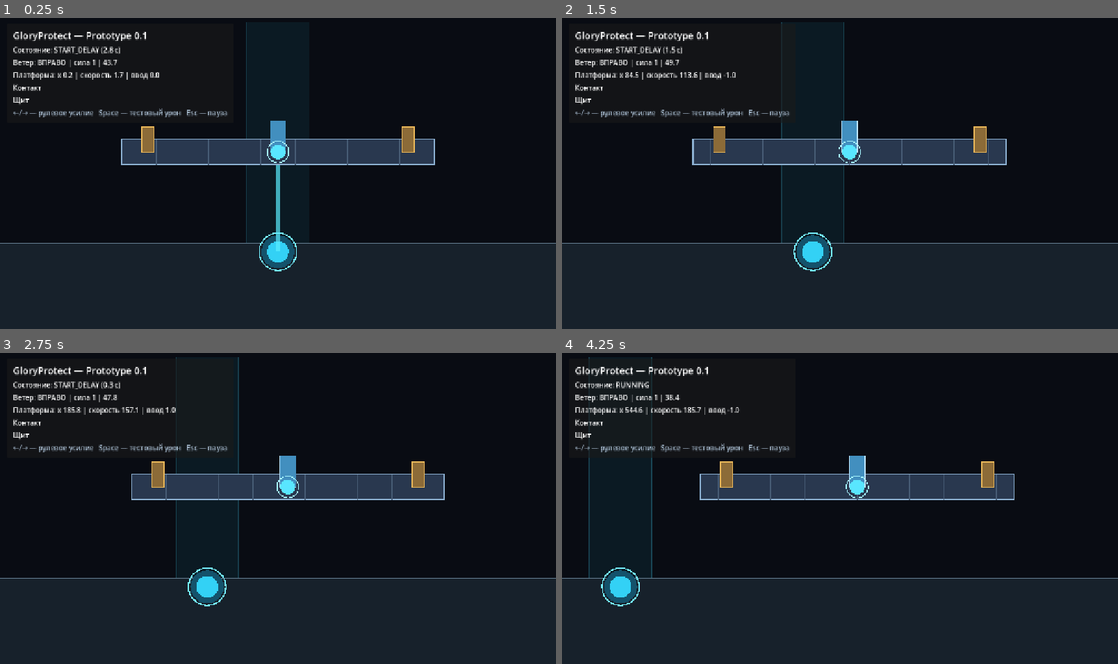
Above: before the commit, frames 1-4 (two rows, left to right).
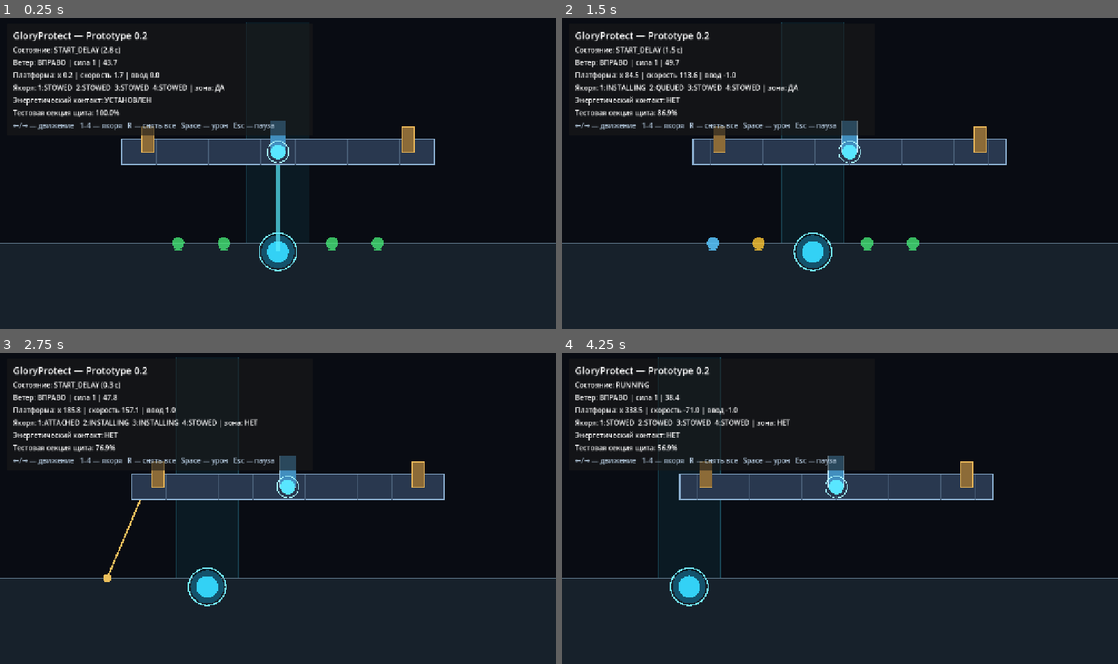
Above: after the commit, the same moments.

Repository: bageus/GloryProtect
Game: Godot game, scene res://scenes/game/game_root.tscn
Same seed, same stepped clock (60 frames per second), same inputs: the game is played once before the commit and once after it.
Inputs:
- Up to frame 1 (0.25 s): no input
- Up to frame 2 (1.5 s): tap Enter (ui_accept) at 0.5, 0.77 s; hold Right (ui_right) 0.53-1.28 s; tap 1 at 0.6 s; hold Left (ui_left) from 1.28 s (still down); tap 2 at 1.35 s
- Up to frame 3 (2.75 s): tap Enter (ui_accept) at 1.52 s; release Left (ui_left) at 2.03 s; hold Right (ui_right) from 2.03 s (still down); tap 3 at 2.1 s
- Up to frame 4 (4.25 s): tap 4 at 2.85 s; tap Enter (ui_accept) at 3.02, 3.77 s; release Right (ui_right) at 3.53 s; hold Left (ui_left) from 3.53 s (still down); tap R at 3.6 s

The runs differ from the first frame. In frame 1, 2.2% of the frame differs, in the area x 2-69%, y 1-75%; in frame 2, 2.2%; in frame 3, 2.1%; in frame 4, 5.7%, in the area x 2-82%, y 1-82%.
Error before the commit: Attempt to call function 'get_state_summary' in base 'null instance' on a null instance. (res://scripts/ui/prototype_hud.gd:49)

Commit message:
feat: integrate anchors into prototype scene

Diff:
--- a/scenes/game/game_root.tscn
+++ b/scenes/game/game_root.tscn
@@ -6,6 +6,7 @@
 [ext_resource type="Script" path="res://scripts/platform/platform_controller.gd" id="4_platform"]
 [ext_resource type="Script" path="res://scripts/shield/prototype_shield_system.gd" id="5_shield"]
 [ext_resource type="Script" path="res://scripts/ui/prototype_hud.gd" id="6_hud"]
+[ext_resource type="Script" path="res://scripts/anchors/anchor_system.gd" id="7_anchor"]
 
 [node name="GameRoot" type="Node2D"]
 
@@ -22,14 +23,28 @@
 ground_y = 510.0
 orb_x = 0.0
 contact_half_width = 72.0
-world_min_x = -2600.0
-world_max_x = 2600.0
+world_min_x = -3200.0
+world_max_x = 3200.0
+
+[node name="AnchorSystem" type="Node2D" parent="World"]
+script = ExtResource("7_anchor")
+game_flow_path = NodePath("../../GameFlowController")
+wind_system_path = NodePath("../../WindSystem")
+platform_path = NodePath("../Platform")
+orb_x = 0.0
+ground_y = 510.0
+installation_zone_half_width = 145.0
+install_duration = 1.25
+overload_duration = 2.5
+return_duration = 0.75
+rope_length = 315.0
 
 [node name="Platform" type="Node2D" parent="World"]
 position = Vector2(0, 300)
 script = ExtResource("4_platform")
 game_flow_path = NodePath("../../GameFlowController")
 wind_system_path = NodePath("../../WindSystem")
+anchor_system_path = NodePath("../AnchorSystem")
 cell_count = 18
 world_min_x = -2400.0
 world_max_x = 2400.0
@@ -62,14 +77,15 @@
 game_flow_path = NodePath("../../GameFlowController")
 wind_system_path = NodePath("../../WindSystem")
 platform_path = NodePath("../../World/Platform")
+anchor_system_path = NodePath("../../World/AnchorSystem")
 world_path = NodePath("../../World")
 shield_system_path = NodePath("../../PrototypeShieldSystem")
 
 [node name="TelemetryPanel" type="PanelContainer" parent="CanvasLayer/PrototypeHUD"]
 offset_left = 16.0
 offset_top = 16.0
-offset_right = 500.0
-offset_bottom = 236.0
+offset_right = 720.0
+offset_bottom = 272.0
 
 [node name="Margin" type="MarginContainer" parent="CanvasLayer/PrototypeHUD/TelemetryPanel"]
 layout_mode = 2
@@ -85,7 +101,7 @@
 [node name="Title" type="Label" parent="CanvasLayer/PrototypeHUD/TelemetryPanel/Margin/VBox"]
 layout_mode = 2
 theme_override_font_sizes/font_size = 22
-text = "GloryProtect — Prototype 0.1"
+text = "GloryProtect — Prototype 0.2"
 
 [node name="StateLabel" type="Label" parent="CanvasLayer/PrototypeHUD/TelemetryPanel/Margin/VBox"]
 unique_name_in_owner = true
@@ -102,6 +118,11 @@
 layout_mode = 2
 text = "Платформа"
 
+[node name="AnchorLabel" type="Label" parent="CanvasLayer/PrototypeHUD/TelemetryPanel/Margin/VBox"]
+unique_name_in_owner = true
+layout_mode = 2
+text = "Якоря"
+
 [node name="ContactLabel" type="Label" parent="CanvasLayer/PrototypeHUD/TelemetryPanel/Margin/VBox"]
 unique_name_in_owner = true
 layout_mode = 2
@@ -115,7 +136,7 @@
 [node name="HelpLabel" type="Label" parent="CanvasLayer/PrototypeHUD/TelemetryPanel/Margin/VBox"]
 layout_mode = 2
 theme_override_colors/font_color = Color(0.68, 0.76, 0.84, 1)
-text = "←/→ — рулевое усилие   Space — тестовый урон   Esc — пауза"
+text = "←/→ — движение   1–4 — якоря   R — снять все   Space — урон   Esc — пауза"
 
 [node name="PauseLabel" type="Label" parent="CanvasLayer/PrototypeHUD"]
 unique_name_in_owner = true
Not shown: 1 places in scenes/game/game_root.tscn that only renumber resources
